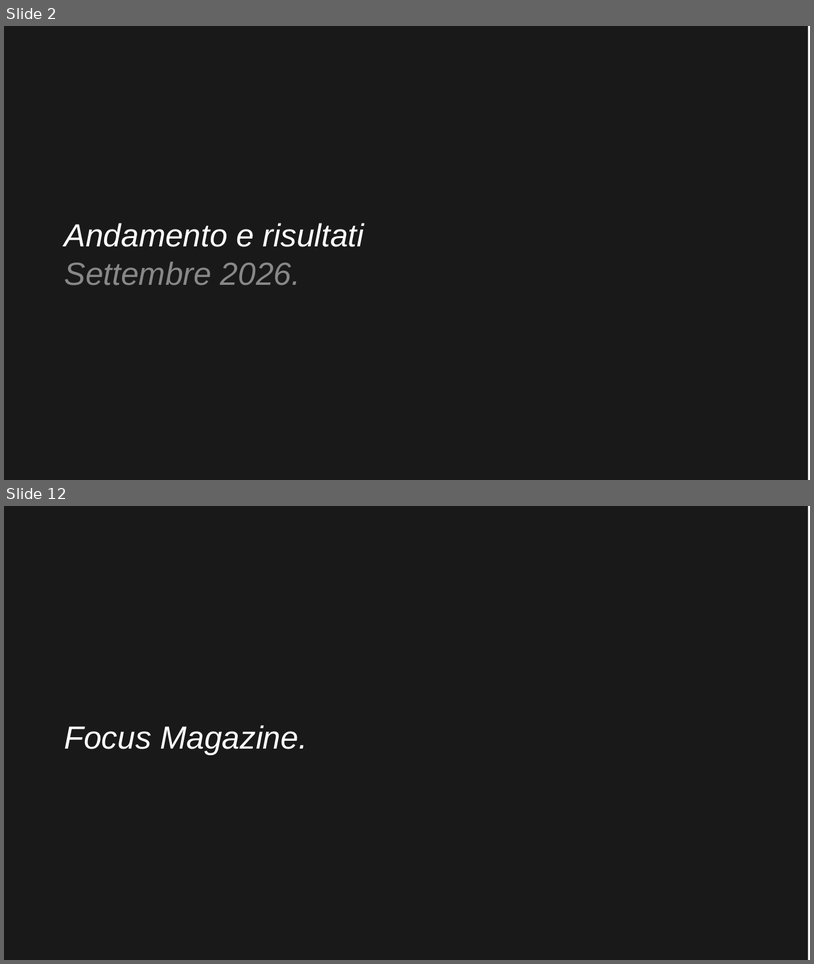
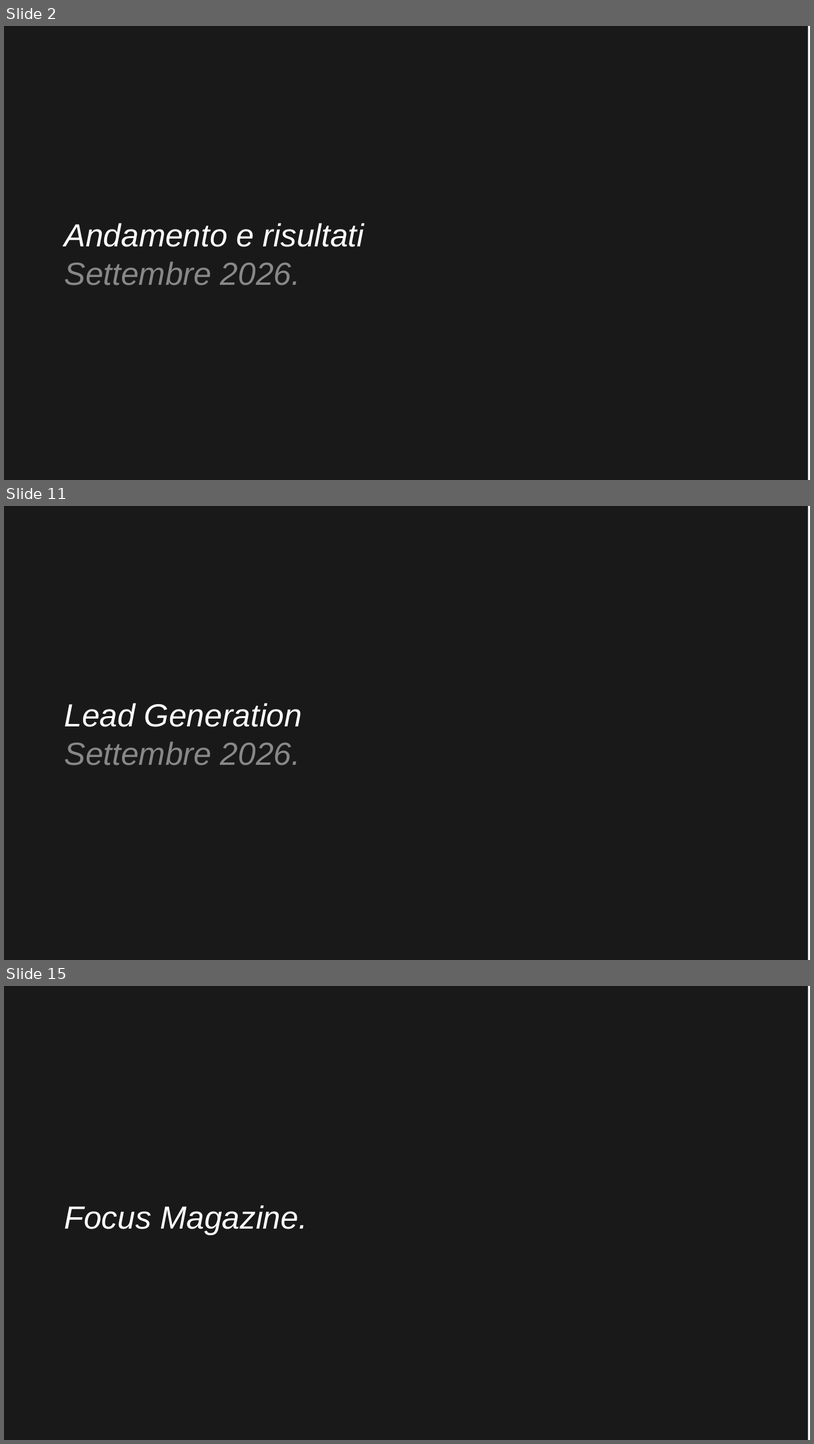
Before and after one commit to mocainteractive/ferrerolegno, a slide deck: FerreroLegnoReport_settembre_2026.pptx. Shown one above the other, each under a label of ours: slides 2 and 12 before the commit, slides 2, 11 and 15 after it; the slides between them are not shown. The pictures are 814x964 and 814x1444 pixels, drawn with LibreOffice and Linux fonts; fonts in the diff are those of the drawing. Boxes give left, top, right and bottom in pixels: in the first picture for what was removed or moved away, otherwise in the second. Text is boxed around its words. In the diff, an @@ line names an element or a change of style, - is before the commit and + after.

```diff
--- a/FerreroLegnoReport_settembre_2026.pptx
+++ b/FerreroLegnoReport_settembre_2026.pptx
@@ slide 11 added at bbox=[4, 506, 810, 960], background #FFFFFF @@
@@ rectangle added at bbox=[4, 506, 809, 960], fill #191919 @@
@@ text added at bbox=[65, 703, 302, 765], 38 pt, text #FFFFFF, italic @@
+Lead Generation
+Settembre 2026.
@@ what was slide 12 is now slide 15 @@
```
Also in this commit, not shown: 11 slides changed, 7 other slides added, 3 slides removed, 1 other file.
